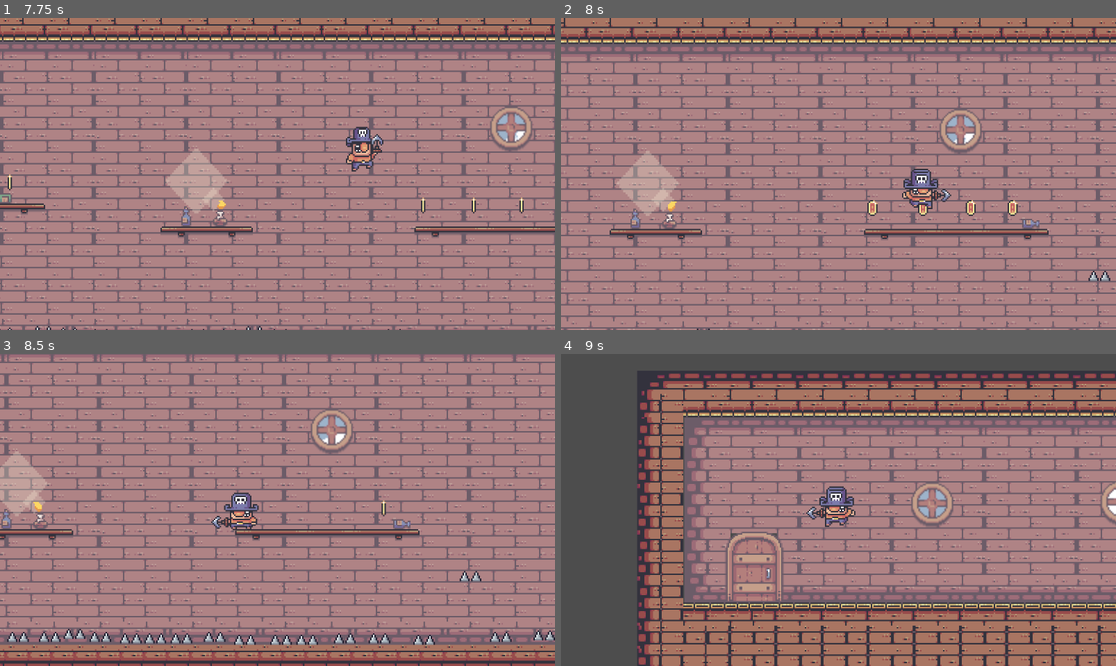
Above: before the commit, frames 1-4 (two rows, left to right).
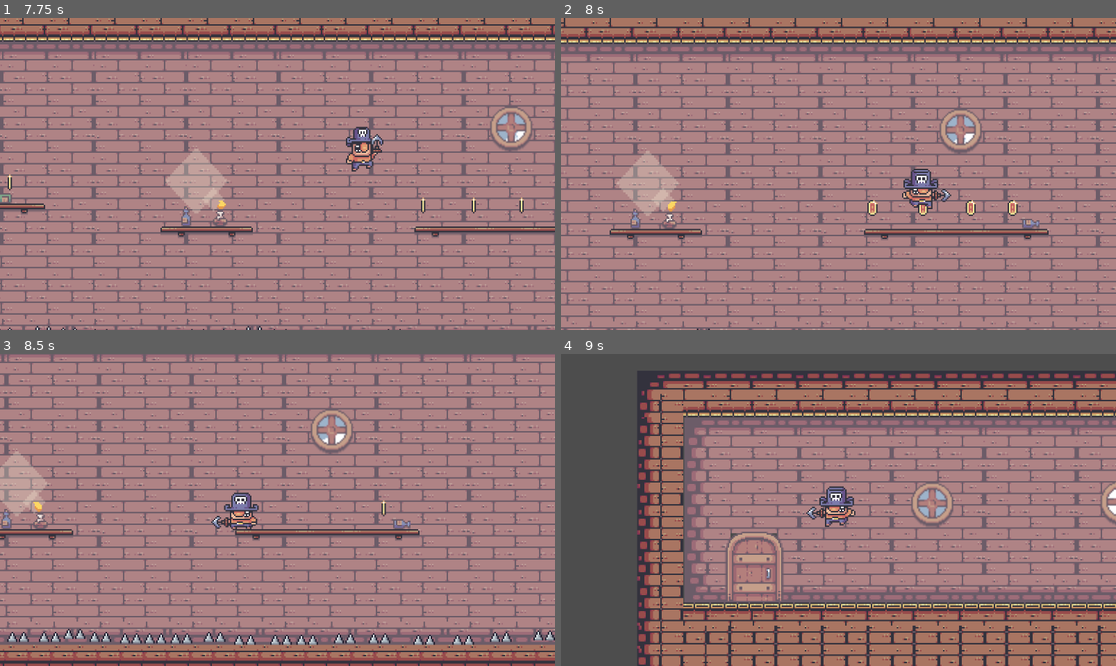
Above: after the commit, the same moments.

Repository: Skyluc05/BINF-Jump-Run-Name-pending
Game: Godot game, scene res://node_2d.tscn
Two runs of this game, one before a commit and one after it. Both use one fixed random seed, a clock stepped at 60 frames per second and the inputs below.
Inputs (mouse positions are in pixels of both pictures, inside the frame that each line leads up to):
- Up to frame 1 (7.75 s): move the mouse to (249, 236) at 0.52 s; hold Right (Right) 0.53-2.03 s; click (249, 236) at 0.6 s; tap W (Jump) at 0.77, 1.52, 3.02, 3.77, 4.52, 6.02, 6.77, 7.52 s; move the mouse to (444, 220) at 1.27 s; click (444, 220) at 1.35 s; move the mouse to (111, 127) at 2.02 s; hold Left (Left) 2.03-4.28 s; click (111, 127) at 2.1 s; move the mouse to (305, 174) at 2.77 s; click (305, 174) at 2.85 s; move the mouse to (194, 96) at 3.52 s; click (194, 96) at 3.6 s; move the mouse to (399, 158) at 4.27 s; hold Right (Right) from 4.28 s (still down); click (399, 158) at 4.35 s; move the mouse to (166, 189) at 5.02 s; click (166, 189) at 5.1 s; move the mouse to (333, 105) at 5.77 s; click (333, 105) at 5.85 s; move the mouse to (249, 236) at 6.52 s; click (249, 236) at 6.6 s; move the mouse to (444, 220) at 7.27 s; click (444, 220) at 7.35 s
- Up to frame 2 (8 s): keep holding Right (Right)
- Up to frame 3 (8.5 s): move the mouse to (111, 463) at 8.02 s; release Right (Right) at 8.03 s; hold Left (Left) from 8.03 s (still down); click (111, 463) at 8.1 s
- Up to frame 4 (9 s): keep holding Left (Left); move the mouse to (866, 510) at 8.77 s; click (866, 510) at 8.85 s

Frame 1 is identical in both runs. In frame 2, less than 0.1% of the frame differs, in the area x 94-99%, y 81-85%; in frame 3, 0.2%, in the area x 81-87%, y 69-94%; in frame 4, nothing differs.

Commit message:
noch ein paar mehr gegner

Diff:
--- a/Enemy Logic/Fierce_Tooth/fierce_tooth.tscn
+++ b/Enemy Logic/Fierce_Tooth/fierce_tooth.tscn
@@ -9,7 +9,7 @@
 [ext_resource type="Texture2D" uid="uid://dtrj0iv6j6548" path="res://Sprites/Enemys/Fierce Tooth/02-Run/Run 06.png" id="6_54yjw"]
 
 [sub_resource type="RectangleShape2D" id="RectangleShape2D_ius4x"]
-size = Vector2(18, 1)
+size = Vector2(14, 1)
 
 [sub_resource type="SpriteFrames" id="SpriteFrames_j86g4"]
 animations = [{
--- a/ende.gd
+++ b/ende.gd
@@ -1,10 +1,7 @@
 extends Node2D
 
-
-
-
 func _on_area_2d_body_entered(body: Node2D) -> void:
-		body.get_parent().end()
+	body.get_parent().end()
 
 func die():
 	pass
--- a/node_2d.tscn
+++ b/node_2d.tscn
@@ -1277,7 +1277,13 @@
 [node name="Enemys" type="Node2D" parent="."]
 
 [node name="Fierce Tooth" parent="Enemys" instance=ExtResource("104_pm3au")]
+position = Vector2(950, 334)
+
+[node name="Fierce Tooth2" parent="Enemys" instance=ExtResource("104_pm3au")]
 position = Vector2(1348, 608)
+
+[node name="Fierce Tooth3" parent="Enemys" instance=ExtResource("104_pm3au")]
+position = Vector2(215, 527)
 
 [node name="Spikes" type="Node2D" parent="Enemys"]
 
@@ -1366,7 +1372,7 @@
 position = Vector2(809, 39)
 
 [node name="Spikes29" parent="Enemys/Spikes" instance=ExtResource("13_2b068")]
-position = Vector2(872, -4)
+position = Vector2(867, 40)
 
 [node name="Spikes30" parent="Enemys/Spikes" instance=ExtResource("13_2b068")]
 position = Vector2(893, 38)
